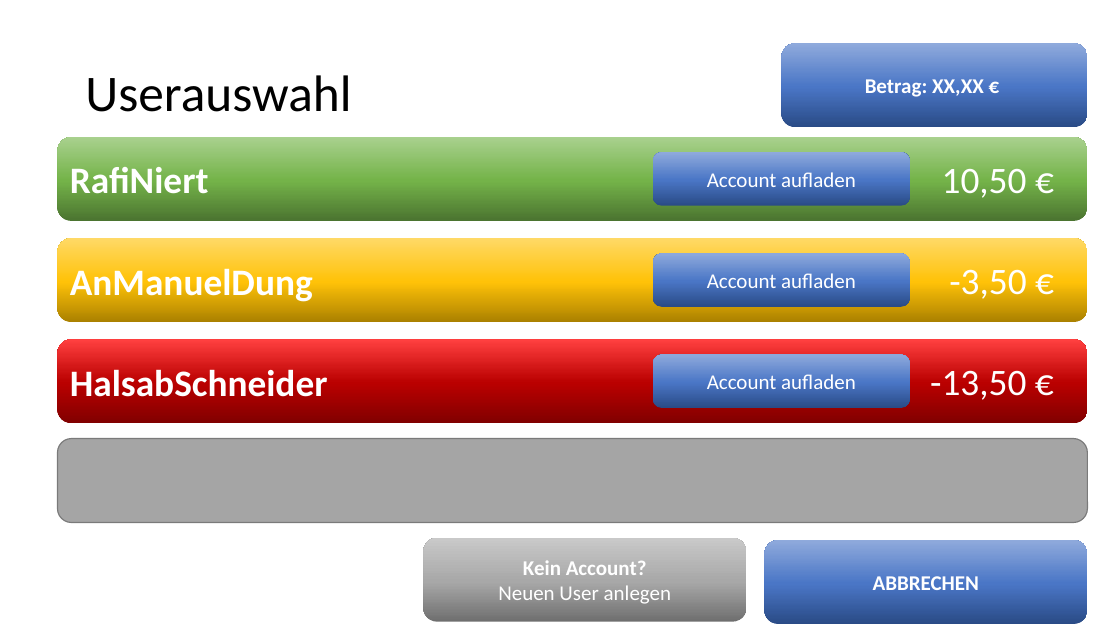
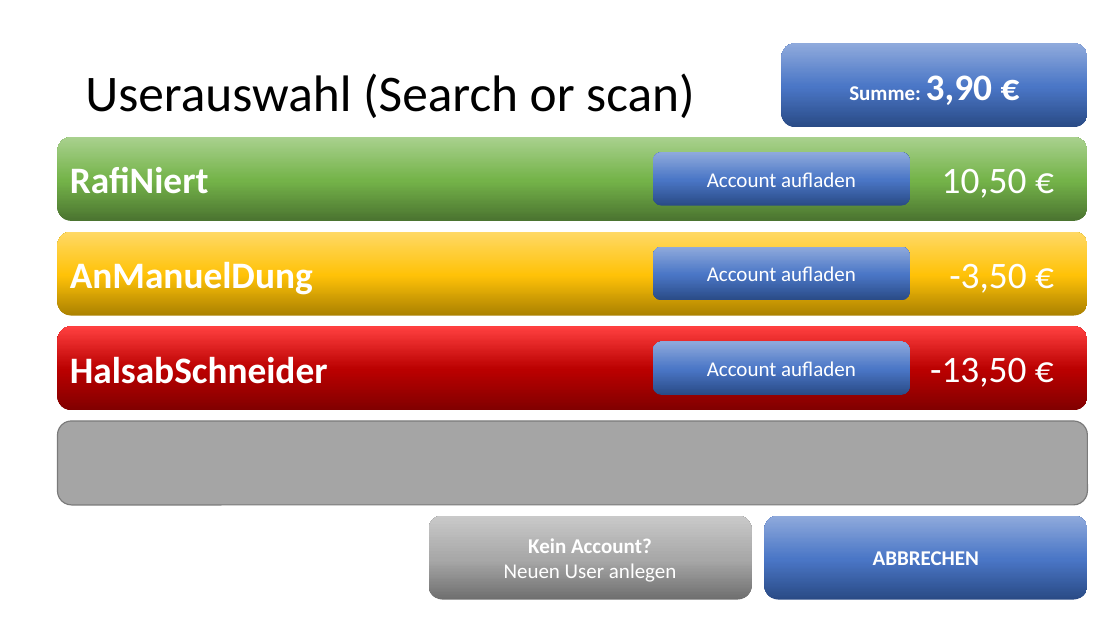
Before and after one commit to cynt4k/prepaid-list, a slide deck: slide 3 of documentation/Getraenkeabrechnung.pptx (slide 4 before the commit). Drawn at 1120x630 pixels with LibreOffice and Linux fonts; fonts in the diff are those of the drawing. Boxes give left, top, right and bottom in pixels: in the first picture for what was removed or moved away, otherwise in the second. Text is boxed around its words. In the diff, an @@ line names an element or a change of style, - is before the commit and + after.

```diff
--- a/documentation/Getraenkeabrechnung.pptx
+++ b/documentation/Getraenkeabrechnung.pptx
@@ title at (85,73,694,118): text changed @@
-Userauswahl
+Userauswahl (Search or scan)
@@ text in rounded rectangle at (849,75,992,105): text changed @@
-Betrag: XX,XX €
+Summe: 3,90 €
@@ 2 rounded rectangles, 1 text: place and size @@
-2 rounded rectangles, 1 text at (57,238,1087,322)
+2 rounded rectangles, 1 text at (57,232,1087,316)
@@ 2 rounded rectangles, 1 text: place and size @@
-2 rounded rectangles, 1 text at (57,339,1087,423)
+2 rounded rectangles, 1 text at (57,326,1087,410)
@@ rounded rectangle: place and size @@
-rounded rectangle at (57,439,1087,523)
+rounded rectangle at (57,421,1087,505)
@@ rounded rectangle "Kein Account? Neuen User anlegen": place and size @@
-rounded rectangle "Kein Account? Neuen User anlegen" at (423,538,747,622)
+rounded rectangle "Kein Account? Neuen User anlegen" at (429,516,752,600)
@@ rounded rectangle "ABBRECHEN": place and size @@
-rounded rectangle "ABBRECHEN" at (765,540,1088,624)
+rounded rectangle "ABBRECHEN" at (765,516,1088,600)
```
Also in this commit, not shown: 4 other slides changed, 1 slide removed.
